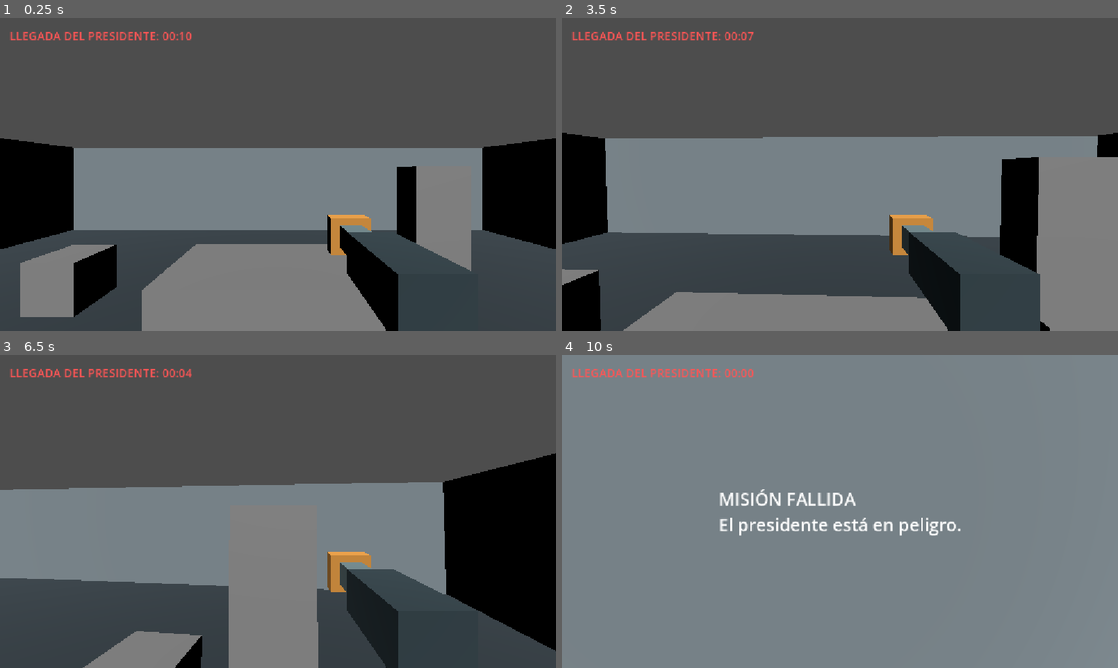
Above: before the commit, frames 1-4 (two rows, left to right).
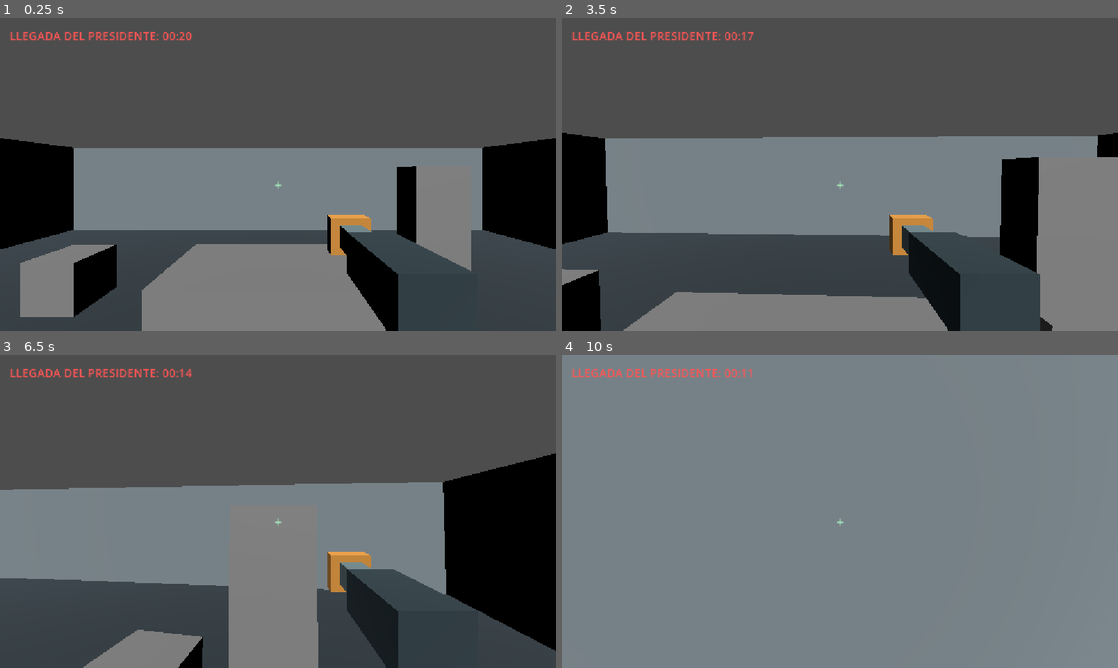
Above: after the commit, the same moments.

Repository: D0CTT/GameJamShift
Game: Godot game, scene res://scenes/TestLevel.tscn
Two runs of this game, one before a commit and one after it. Both use one fixed random seed, a clock stepped at 60 frames per second and the inputs below. This scene is started directly instead of the project's main scene.
Inputs (mouse positions are in pixels of both pictures, inside the frame that each line leads up to):
- Up to frame 1 (0.25 s): no input
- Up to frame 2 (3.5 s): tap Enter at 0.5, 2 s; move the mouse to (867, 174) at 0.52 s; hold E (interact) 0.53-1.28 s; hold W (move_forward) from 0.53 s (still down); click (867, 174) at 0.8 s; tap Space at 1.25, 2.75 s; move the mouse to (812, 174) at 1.27 s; click (812, 174) at 1.35 s; tap E (interact) at 1.55, 3.05 s; move the mouse to (851, 168) at 2.02 s; hold E (interact) 2.03-2.78 s; click (851, 168) at 2.3 s; move the mouse to (834, 180) at 2.77 s; click (834, 180) at 2.85 s
- Up to frame 3 (6.5 s): move the mouse to (316, 514) at 3.52 s; hold E (interact) 3.53-4.28 s; click (316, 514) at 3.8 s; tap Enter at 4.25 s; move the mouse to (233, 508) at 4.27 s; click (233, 508) at 4.35 s; tap E (interact) at 4.55, 6.05 s; tap Space at 5 s; move the mouse to (283, 511) at 5.02 s; hold E (interact) 5.03-5.78 s; click (283, 511) at 5.3 s; move the mouse to (255, 505) at 5.77 s; release W (move_forward) at 5.78 s; hold D (move_right) from 5.78 s (still down); click (255, 505) at 5.85 s
- Up to frame 4 (10 s): move the mouse to (867, 511) at 6.52 s; release D (move_right) at 6.53 s; hold E (interact) 6.53-7.28 s; hold W (move_forward) 6.53-8.78 s; click (867, 511) at 6.8 s; move the mouse to (812, 511) at 7.27 s; click (812, 511) at 7.35 s; tap E (interact) at 7.55, 9.05 s; move the mouse to (851, 505) at 8.02 s; hold E (interact) 8.03-8.78 s; click (851, 505) at 8.3 s; move the mouse to (834, 517) at 8.77 s; hold A (move_left) 8.78-9.53 s; click (834, 517) at 8.85 s; move the mouse to (878, 514) at 9.52 s; hold W (move_forward) from 9.53 s (still down); hold E (interact) from 9.53 s (still down); click (878, 514) at 9.8 s

The runs differ from the first frame. In frame 1, less than 0.1% of the frame differs, in the area x 32-51%, y 4-55%; in frame 2, 0.1%; in frame 3, 0.1%; in frame 4, 1.4%, in the area x 28-72%, y 4-58%.

Commit message:
[ADD] Shapeshifters now move while are not seeing, and also they give hints and fake hints

Diff:
--- a/scenes/TestLevel.tscn
+++ b/scenes/TestLevel.tscn
@@ -3,6 +3,7 @@
 [ext_resource type="PackedScene" uid="uid://o4i8647lr7b0" path="res://scenes/player/player.tscn" id="1_1fpmp"]
 [ext_resource type="Script" uid="uid://bbovoff5wq7ui" path="res://scripts/test_level.gd" id="1_df0lk"]
 [ext_resource type="Script" uid="uid://bvsfwdfrfudeo" path="res://scripts/shapeshifters/suspicious_object.gd" id="2_df0lk"]
+[ext_resource type="Script" uid="uid://hik13gpskjrl" path="res://scripts/shapeshifters/shapeshifter_mover.gd" id="4_i6x8u"]
 
 [sub_resource type="BoxMesh" id="BoxMesh_kvip8"]
 size = Vector3(14, 0.5, 14)
@@ -73,7 +74,7 @@
 
 [node name="Node3D" type="Node3D" unique_id=1718374034]
 script = ExtResource("1_df0lk")
-mission_duration = 10.0
+mission_duration = 20.0
 
 [node name="Player" parent="." unique_id=2083410379 instance=ExtResource("1_1fpmp")]
 transform = Transform3D(1, 0, 0, 0, 1, 0, 0, 0, 1, 0, 0.1, 0)
@@ -179,10 +180,14 @@
 [node name="CollisionShape3D" type="CollisionShape3D" parent="Cabinet" unique_id=1293080714]
 shape = SubResource("BoxShape3D_4nl3v")
 
-[node name="ArchiveBox" type="StaticBody3D" parent="." unique_id=783100778]
+[node name="ArchiveBox" type="StaticBody3D" parent="." unique_id=783100778 node_paths=PackedStringArray("visual_node", "clue_sound")]
 transform = Transform3D(1, 0, 0, 0, 1, 0, 0, 0, 1, -3, 0.35, -3)
 script = ExtResource("2_df0lk")
-is_shapeshifter = true
+visual_node = NodePath("MeshInstance3D")
+clue_sound = NodePath("ClueSound")
+false_clue_probability = 0.0
+min_clue_interval = 2.0
+max_clue_interval = 4.0
 
 [node name="MeshInstance3D" type="MeshInstance3D" parent="ArchiveBox" unique_id=952649908]
 mesh = SubResource("BoxMesh_4nl3v")
@@ -190,9 +195,16 @@
 [node name="CollisionShape3D" type="CollisionShape3D" parent="ArchiveBox" unique_id=856199823]
 shape = SubResource("BoxShape3D_waekl")
 
-[node name="ArchiveBox2" type="StaticBody3D" parent="." unique_id=930846731]
+[node name="ClueSound" type="AudioStreamPlayer3D" parent="ArchiveBox" unique_id=1759881860]
+
+[node name="ArchiveBox2" type="AnimatableBody3D" parent="." unique_id=479412726 node_paths=PackedStringArray("visual_node")]
 transform = Transform3D(1, 0, 0, 0, 1, 0, 0, 0, 1, 2, 0.35, -3)
 script = ExtResource("2_df0lk")
+is_shapeshifter = true
+visual_node = NodePath("MeshInstance3D")
+false_clue_probability = 0.0
+min_clue_interval = 2.0
+max_clue_interval = 4.0
 
 [node name="MeshInstance3D" type="MeshInstance3D" parent="ArchiveBox2" unique_id=1491260663]
 mesh = SubResource("BoxMesh_4nl3v")
@@ -200,12 +212,34 @@
 [node name="CollisionShape3D" type="CollisionShape3D" parent="ArchiveBox2" unique_id=1510573277]
 shape = SubResource("BoxShape3D_waekl")
 
-[node name="ArchiveBox3" type="StaticBody3D" parent="." unique_id=1448813383]
+[node name="SneakMover" type="Node" parent="ArchiveBox2" unique_id=887799418 node_paths=PackedStringArray("hiding_spots")]
+script = ExtResource("4_i6x8u")
+hiding_spots = [NodePath("../../HidingSpots/Spot_A"), NodePath("../../HidingSpots/Spot_B"), NodePath("../../HidingSpots/Spot_C")]
+min_wait = 1.0
+max_wait = 3.0
+
+[node name="ArchiveBox3" type="StaticBody3D" parent="." unique_id=1448813383 node_paths=PackedStringArray("visual_node")]
 transform = Transform3D(1, 0, 0, 0, 1, 0, 0, 0, 1, 3, 0.35, 2)
 script = ExtResource("2_df0lk")
+visual_node = NodePath("MeshInstance3D")
+false_clue_probability = 1.0
+min_clue_interval = 2.0
+max_clue_interval = 4.0
 
 [node name="MeshInstance3D" type="MeshInstance3D" parent="ArchiveBox3" unique_id=1295420563]
 mesh = SubResource("BoxMesh_4nl3v")
 
 [node name="CollisionShape3D" type="CollisionShape3D" parent="ArchiveBox3" unique_id=1564222851]
 shape = SubResource("BoxShape3D_waekl")
+
+[node name="HidingSpots" type="Node3D" parent="." unique_id=233669486]
+transform = Transform3D(1, 0, 0, 0, 1, 0, 0, 0, 1, -3, 0.35, -3)
+
+[node name="Spot_A" type="Marker3D" parent="HidingSpots" unique_id=76291102]
+transform = Transform3D(1, 0, 0, 0, 1, 0, 0, 0, 1, 4, 0, 2.5)
+
+[node name="Spot_B" type="Marker3D" parent="HidingSpots" unique_id=1964877333]
+transform = Transform3D(1, 0, 0, 0, 1, 0, 0, 0, 1, -2.624, 0, 2.5)
+
+[node name="Spot_C" type="Marker3D" parent="HidingSpots" unique_id=869919412]
+transform = Transform3D(1, 0, 0, 0, 1, 0, 0, 0, 1, 7.939, 0, -1.035)
--- a/scenes/player/player.tscn
+++ b/scenes/player/player.tscn
@@ -33,6 +33,12 @@
 [sub_resource type="BoxMesh" id="BoxMesh_3wxni"]
 material = SubResource("StandardMaterial3D_lvxji")
 size = Vector3(0.1, 0.22, 0.12)
+
+[sub_resource type="StyleBoxFlat" id="StyleBoxFlat_7yg8y"]
+bg_color = Color(0.15686275, 0.24313726, 0.22352941, 1)
+
+[sub_resource type="StyleBoxFlat" id="StyleBoxFlat_fvpmk"]
+bg_color = Color(0.47058824, 0.85882354, 0.627451, 1)
 
 [node name="Player" type="CharacterBody3D" unique_id=218560856]
 script = ExtResource("1_8afob")
@@ -71,10 +77,54 @@
 [node name="VacuumHUD" type="CanvasLayer" parent="." unique_id=413597567]
 
 [node name="StatusLabel" type="Label" parent="VacuumHUD" unique_id=1947267158]
-offset_left = 24.0
-offset_top = 24.0
-offset_right = 64.0
-offset_bottom = 47.0
+anchors_preset = -1
+anchor_left = 0.5
+anchor_top = 1.0
+anchor_right = 0.5
+anchor_bottom = 1.0
+offset_left = -100.0
+offset_top = -125.0
+offset_right = 200.0
+offset_bottom = -95.0
+grow_horizontal = 2
+grow_vertical = 0
 theme_override_colors/font_color = Color(0.5294118, 0.8980392, 0.64705884, 1)
 theme_override_font_sizes/font_size = 22
 metadata/_edit_use_anchors_ = true
+
+[node name="CrossHair" type="Label" parent="VacuumHUD" unique_id=397240071]
+anchors_preset = -1
+anchor_left = 0.5
+anchor_top = 0.5
+anchor_right = 0.5
+anchor_bottom = 0.5
+offset_left = -15.0
+offset_top = -15.0
+offset_right = 15.0
+offset_bottom = 15.0
+grow_horizontal = 2
+grow_vertical = 2
+theme_override_colors/font_color = Color(0.64705884, 0.9137255, 0.7294118, 1)
+theme_override_font_sizes/font_size = 28
+text = "
++"
+horizontal_alignment = 1
+vertical_alignment = 1
+metadata/_edit_use_anchors_ = true
+
+[node name="SuctionBar" type="ProgressBar" parent="VacuumHUD" unique_id=647868611]
+anchors_preset = -1
+anchor_left = 0.5
+anchor_top = 1.0
+anchor_right = 0.5
+anchor_bottom = 1.0
+offset_left = -110.0
+offset_top = -85.0
+offset_right = 110.0
+offset_bottom = -71.0
+grow_horizontal = 2
+grow_vertical = 0
+mouse_filter = 2
+theme_override_styles/background = SubResource("StyleBoxFlat_7yg8y")
+theme_override_styles/fill = SubResource("StyleBoxFlat_fvpmk")
+show_percentage = false
--- a/scripts/player/player.gd
+++ b/scripts/player/player.gd
@@ -9,6 +9,7 @@
 @export var suction_duration: float = 2.0
 @export var recharge_duration: float = 2.5
 @export var mistake_extra_recharge: float = 3.0
+@onready var vacuum_bar: ProgressBar = $VacuumHUD/SuctionBar
 
 # REFERENCIAS
 @onready var head: Node3D = $Head
@@ -29,6 +30,8 @@
 func _ready() -> void:
 	Input.mouse_mode = Input.MOUSE_MODE_CAPTURED
 	interaction_ray.add_exception(self)
+	vacuum_bar.value = 0.0
+	vacuum_bar.hide()
 
 
 func _unhandled_input(event: InputEvent) -> void:
@@ -98,27 +101,37 @@
 			target.call("interact")
 
 
+
 func reset_suction() -> void:
 	suction_target = null
 	suction_progress = 0.0
 
+	vacuum_bar.value = 0.0
+	vacuum_bar.hide()
+
+
+
 
 
 func update_vacuum(delta: float) -> void:
-	# Recarga
+	# RECARGA
 	if recharge_remaining > 0.0:
 		recharge_remaining = maxf(
 			recharge_remaining - delta,
 			0.0
 		)
 
+		reset_suction()
 		vacuum_label.text = "RECARGANDO: %.1f s" % recharge_remaining
-		reset_suction()
 		return
 
-	# Comprobar si estamos aspirando
-	if Input.mouse_mode != Input.MOUSE_MODE_CAPTURED \
-	or not Input.is_action_pressed("use_vacuum"):
+	# COMPROBAR SI ESTAMOS ASPIRANDO
+	if Input.mouse_mode != Input.MOUSE_MODE_CAPTURED:
+		reset_suction()
+		vacuum_label.text = ""
+		return
+
+	if not Input.is_action_pressed("use_vacuum"):
 		reset_suction()
 		vacuum_label.text = ""
 		return
@@ -127,7 +140,7 @@
 
 	if not interaction_ray.is_colliding():
 		reset_suction()
-		vacuum_label.text = "SIN OBJETIVO"
+		vacuum_label.text = ""
 		return
 
 	var target: Object = interaction_ray.get_collider()
@@ -137,43 +150,37 @@
 		vacuum_label.text = ""
 		return
 
-	# Todos los objetos con vacuum_up son absorbibles
 	if not target.has_method("vacuum_up"):
 		reset_suction()
 		vacuum_label.text = "NO ABSORBIBLE"
 		return
 
-	# Cambiar de objetivo reinicia la succion
+	# CAMBIO DE OBJETIVO
 	if target != suction_target:
 		suction_target = target
 		suction_progress = 0.0
 
-	# Aspirar sin revelar el tipo de objeto
+	# PROGRESO DE ABSORCION
 	suction_progress += delta
 
 	var required_time: float = maxf(suction_duration, 0.1)
-	var percentage: int = int(
-		minf(suction_progress / required_time, 1.0) * 100.0
+
+	var percentage: float = clampf(
+		suction_progress / required_time * 100.0,
+		0.0,
+		100.0
 	)
 
-	vacuum_label.text = "ABSORBIENDO: %d%%" % percentage
+	vacuum_bar.value = percentage
+	vacuum_bar.show()
 
-	# Finalizar absorcion
+	vacuum_label.text = "ABSORBIENDO"
+
+	# ABSORCION COMPLETADA
 	if suction_progress >= required_time:
-		var was_shapeshifter: bool = bool(
-			target.call("vacuum_up")
-		)
+		target.call("vacuum_up")
 
 		reset_suction()
-
-		# Recarga habitual
 		recharge_remaining = recharge_duration
 
-		if was_shapeshifter:
-			print("Enemigo capturado correctamente")
-			vacuum_label.text = "CAMBIAFORMAS ELIMINADO"
-		else:
-			# Penalizacion por absorber un objeto normal
-			recharge_remaining += mistake_extra_recharge
-			print("Objeto normal absorbido")
-			vacuum_label.text = "OBJETO ABSORBIDO"
+		vacuum_label.text = "RECARGANDO: %.1f s" % recharge_remaining
--- /dev/null
+++ b/scripts/shapeshifters/shapeshifter_mover.gd
@@ -0,0 +1,208 @@
+
+extends Node
+
+# PUNTOS A LOS QUE PUEDE DESPLAZARSE
+@export var hiding_spots: Array[Marker3D] = []
+
+# TIEMPO ENTRE INTENTOS DE MOVIMIENTO
+@export_range(1.0, 30.0, 0.5) var min_wait: float = 4.0
+@export_range(1.0, 30.0, 0.5) var max_wait: float = 8.0
+
+# DISTANCIA MINIMA RESPECTO AL JUGADOR
+@export var min_player_distance: float = 2.5
+
+# MITAD DEL TAMANO APROXIMADO DEL OBJETO
+@export var visual_half_size: Vector3 = Vector3(0.4, 0.4, 0.4)
+
+# REFERENCIAS
+@onready var object_body: StaticBody3D = get_parent() as StaticBody3D
+
+# VELOCIDAD DE DESPLAZAMIENTO
+@export var move_speed: float = 0.8
+
+# ESTADO DEL MOVIMIENTO
+var is_moving: bool = false
+var target_position: Vector3 = Vector3.ZERO
+
+var move_timer: Timer
+
+
+func _ready() -> void:
+	if object_body == null:
+		push_error("SneakMover necesita un StaticBody3D como padre.")
+		return
+
+	# Crear temporizador
+	move_timer = Timer.new()
+	move_timer.one_shot = true
+	add_child(move_timer)
+
+	move_timer.timeout.connect(_try_move)
+	schedule_next_move()
+
+
+func schedule_next_move() -> void:
+	var minimum: float = maxf(min_wait, 0.1)
+	var maximum: float = maxf(max_wait, minimum)
+
+	move_timer.start(randf_range(minimum, maximum))
+
+
+func _try_move() -> void:
+	# Programar el siguiente intento
+
+	# No elegir otro destino mientras se esta moviendo
+	if is_moving:
+		return
+
+	schedule_next_move()
+
+	# Solo funcionan los cambiaformas
+	if not is_instance_valid(object_body):
+		return
+
+	if not object_body.is_in_group("shapeshifter"):
+		return
+
+	# No moverse si la mision ha terminado
+	for controller in get_tree().get_nodes_in_group("mission_controller"):
+		if bool(controller.get("mission_finished")):
+			return
+
+	# Obtener la camara activa
+	var camera: Camera3D = get_viewport().get_camera_3d()
+
+	if camera == null:
+		return
+
+	# Evitar moverse demasiado cerca del jugador
+	if camera.global_position.distance_to(
+		object_body.global_position
+	) < min_player_distance:
+		return
+
+	# No moverse mientras el jugador pueda verlo
+	if is_on_screen(object_body.global_position, camera):
+		return
+
+	# Buscar destinos validos
+	var possible_spots: Array[Marker3D] = []
+
+	for spot in hiding_spots:
+		if not is_instance_valid(spot):
+			continue
+
+		var destination: Vector3 = spot.global_position
+
+		# Evitar la posicion actual
+		if destination.distance_to(object_body.global_position) < 0.5:
+			continue
+
+		# Evitar destinos demasiado cercanos al jugador
+		if destination.distance_to(
+			camera.global_position
+		) < min_player_distance:
+			continue
+
+		# No aparecer delante de la camara
+		if is_on_screen(destination, camera):
+			continue
+
+		possible_spots.append(spot)
+
+	if possible_spots.is_empty():
+		return
+
+	# Elegir un escondite aleatorio
+	var chosen: Marker3D = possible_spots.pick_random()
+
+
+	# Guardar el destino sin teletransportarse
+	target_position = chosen.global_position
+	is_moving = true
+
+
+
+func is_on_screen(
+	world_position: Vector3,
+	camera: Camera3D
+) -> bool:
+
+	var e: Vector3 = visual_half_size
+
+	# Comprobar centro y esquinas del objeto
+	var offsets: Array[Vector3] = [
+		Vector3.ZERO,
+		Vector3(-e.x, -e.y, -e.z),
+		Vector3(-e.x, -e.y, e.z),
+		Vector3(-e.x, e.y, -e.z),
+		Vector3(-e.x, e.y, e.z),
+		Vector3(e.x, -e.y, -e.z),
+		Vector3(e.x, -e.y, e.z),
+		Vector3(e.x, e.y, -e.z),
+		Vector3(e.x, e.y, e.z)
+	]
+
+	for offset in offsets:
+		if camera.is_position_in_frustum(
+			world_position + offset
+		):
+			return true
+
+	return false
+
+func _physics_process(delta: float) -> void:
+	if not is_moving:
+		return
+
+	if not is_instance_valid(object_body):
+		is_moving = false
+		return
+
+	var camera: Camera3D = get_viewport().get_camera_3d()
+
+	if camera == null:
+		is_moving = false
+		return
+
+	# Detenerse si el jugador puede verlo
+	if is_on_screen(object_body.global_position, camera):
+		is_moving = false
+		return
+
+	# No avanzar hacia un destino visible
+	if is_on_screen(target_position, camera):
+		is_moving = false
+		return
+
+	# Detenerse si el jugador se acerca demasiado
+	var distance_to_player: float = (
+		camera.global_position.distance_to(
+			object_body.global_position
+		)
+	)
+
+	if distance_to_player < min_player_distance:
+		is_moving = false
+		return
+
+	# Avanzar poco a poco hacia el destino
+	var next_position: Vector3 = (
+		object_body.global_position.move_toward(
+			target_position,
+			move_speed * delta
+		)
+	)
+
+	# Evitar entrar en el campo de vision
+	if is_on_screen(next_position, camera):
+		is_moving = false
+		return
+
+	object_body.global_position = next_position
+
+	# Comprobar si llego al escondite
+	if object_body.global_position.distance_to(
+		target_position
+	) < 0.03:
+		is_moving = false
--- a/scripts/shapeshifters/suspicious_object.gd
+++ b/scripts/shapeshifters/suspicious_object.gd
@@ -1,28 +1,113 @@
 
 extends StaticBody3D
 
+# CONFIGURACION DEL OBJETO
 @export var object_name: String = "Objeto"
 @export var is_shapeshifter: bool = false
 
+# COMPONENTES
+@export var visual_node: Node3D
+@export var clue_sound: AudioStreamPlayer3D
+
+# CONFIGURACION DE LAS PISTAS
+@export_range(0.0, 1.0, 0.01) var false_clue_probability: float = 0.12
+
+@export var min_clue_interval: float = 5.0
+@export var max_clue_interval: float = 11.0
+@export var shake_degrees: float = 3.0
+
+# VARIABLES INTERNAS
+var clue_timer: Timer
+var original_rotation: Vector3
+var produces_clues: bool = false
+
 
 func _ready() -> void:
+	# Registrar cambiaformas para el final de mision
 	if is_shapeshifter:
 		add_to_group("shapeshifter")
+
+	# Decidir si este objeto producira pistas
+	if is_shapeshifter:
+		produces_clues = true
+	else:
+		produces_clues = randf() < false_clue_probability
+
+	if not produces_clues:
+		return
+
+	if visual_node == null:
+		push_warning("Falta asignar Visual Node en: " + name)
+		return
+
+	original_rotation = visual_node.rotation
+
+	# Crear temporizador de pistas
+	clue_timer = Timer.new()
+	clue_timer.one_shot = true
+	add_child(clue_timer)
+
+	clue_timer.timeout.connect(_on_clue_timer_timeout)
+
+	schedule_next_clue()
+
+
+func schedule_next_clue() -> void:
+	var minimum: float = maxf(min_clue_interval, 1.0)
+	var maximum: float = maxf(max_clue_interval, minimum)
+
+	clue_timer.start(randf_range(minimum, maximum))
+
+
+func _on_clue_timer_timeout() -> void:
+	if not is_instance_valid(visual_node):
+		return
+
+	# Reproducir sonido, si existe
+	if clue_sound != null and clue_sound.stream != null:
+		clue_sound.play()
+
+	# Crear un temblor breve
+	var angle: float = deg_to_rad(shake_degrees)
+
+	var tween: Tween = create_tween()
+
+	tween.tween_property(
+		visual_node,
+		"rotation",
+		original_rotation + Vector3(0, 0, angle),
+		0.08
+	)
+
+	tween.tween_property(
+		visual_node,
+		"rotation",
+		original_rotation + Vector3(0, 0, -angle),
+		0.08
+	)
+
+	tween.tween_property(
+		visual_node,
+		"rotation",
+		original_rotation,
+		0.16
+	)
+
+	# Preparar el siguiente comportamiento
+	schedule_next_clue()
+
 
 func interact() -> void:
 	print("Inspeccionando: ", object_name)
 
 
-func vacuum_up() -> bool:
-	var was_shapeshifter: bool = is_shapeshifter
+func vacuum_up() -> void:
+	# Registrar daño si era inocente
+	if not is_shapeshifter:
+		get_tree().call_group(
+			"mission_controller",
+            "register_innocent_absorption"
+		)
 
-	if was_shapeshifter:
-		print("¡Cambiaformas eliminado!")
-	else:
-		print("Objeto normal absorbido: ", object_name)
-
-	# Todos los objetos desaparecen
+	# Desaparecer independientemente de la identidad
 	queue_free()
-
-	# Informamos al jugador del tipo de objeto
-	return was_shapeshifter
--- a/scripts/test_level.gd
+++ b/scripts/test_level.gd
@@ -10,10 +10,16 @@
 @onready var result_label: Label = $MissionHUD/ResultLabel
 @onready var player: CharacterBody3D = $Player
 
+# DAÑOS COLATERALES
+@export var max_innocent_absorptions: int = 2
+var innocent_absorptions: int = 0
+
 var mission_finished: bool = false
 
 
 func _ready() -> void:
+
+	add_to_group("mission_controller")
 	# Preparar el temporizador
 	mission_timer.one_shot = true
 	mission_timer.wait_time = mission_duration
@@ -71,10 +77,24 @@
 				enemies_remaining = true
 				break
 
+
 	if enemies_remaining:
-		result_label.text = "MISIÓN FALLIDA\nEl presidente está en peligro."
+		result_label.text = (
+	        "MISIÓN FALLIDA\n"
+			+ "No se eliminaron todas las amenazas."
+		)
+
+	elif innocent_absorptions > max_innocent_absorptions:
+		result_label.text = (
+	        "MISIÓN FALLIDA\n"
+			+ "Daños colaterales excesivos."
+		)
+
 	else:
-		result_label.text = "MISIÓN COMPLETADA\nInstalación asegurada."
+		result_label.text = (
+	        "MISIÓN COMPLETADA\n"
+			+ "Instalación asegurada."
+		)
 
 	result_label.show()
 
@@ -84,3 +104,10 @@
 
 	# Mostrar el cursor
 	Input.mouse_mode = Input.MOUSE_MODE_VISIBLE
+
+
+func register_innocent_absorption() -> void:
+	if mission_finished:
+		return
+
+	innocent_absorptions += 1
Not shown, added: scripts/shapeshifters/shapeshifter_mover.gd.uid
